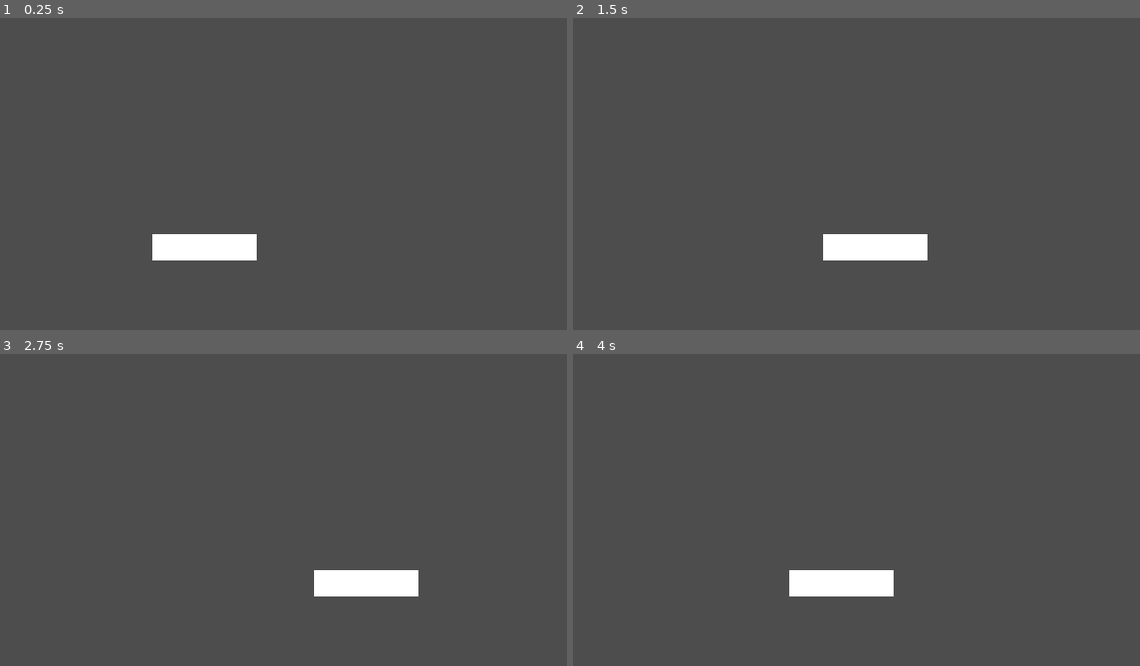
Above: before the commit, frames 1-4 (two rows, left to right).
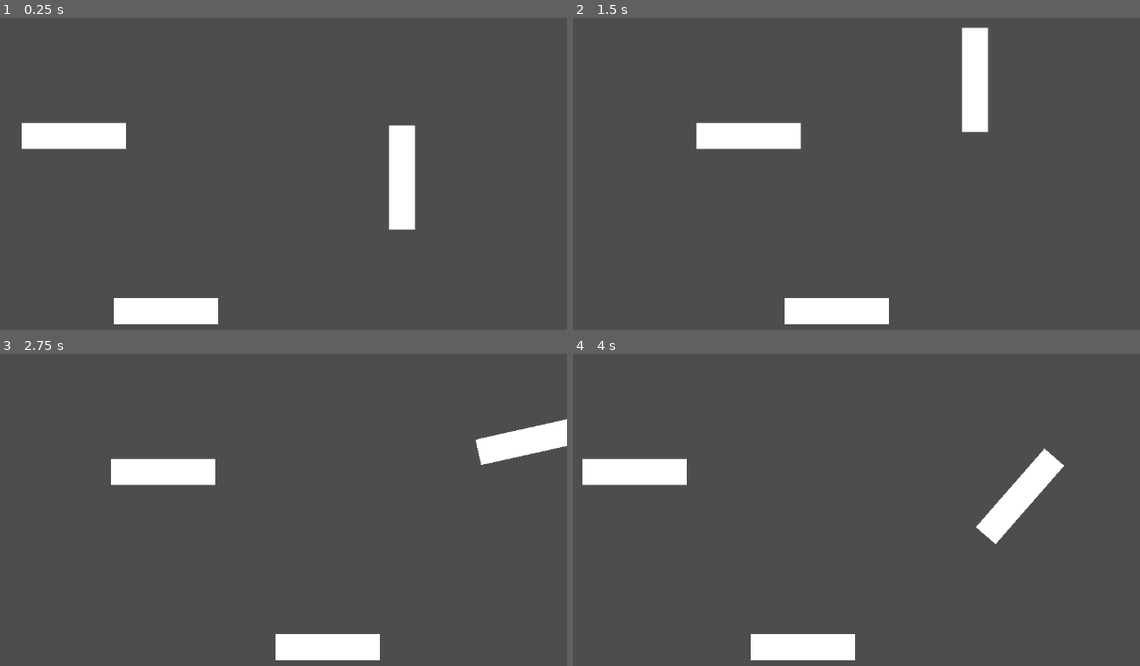
Above: after the commit, the same moments.

Repository: S-Heijnemans/lightxdark
Game: Godot game, scene res://maps/Test_Map_main.tscn
The game is run twice, just before and just after one commit, with the same random seed, the same clock (stepped at 60 frames per second) and the same inputs.
Inputs:
- Up to frame 1 (0.25 s): no input
- Up to frame 2 (1.5 s): tap Enter (ui_accept) at 0.5, 0.77 s; hold Right (ui_right) from 0.53 s (still down)
- Up to frame 3 (2.75 s): tap Enter (ui_accept) at 1.52 s; release Right (ui_right) at 2.03 s; hold Left (ui_left) from 2.03 s (still down)
- Up to frame 4 (4 s): release Left (ui_left) at 2.78 s; hold Right (ui_right) from 2.78 s (still down); tap Enter (ui_accept) at 3.02, 3.77 s

The runs differ from the first frame. In frame 1, 6.3% of the frame differs, in the area x 3-74%, y 33-99%; in frame 2, 6.3%, in the area x 21-74%, y 3-99%; in frame 3, 6.1%; in frame 4, 6.3%.

Commit message:
Add v2 of moving platform that can be configured

Diff:
--- a/maps/Test_Map_main.tscn
+++ b/maps/Test_Map_main.tscn
@@ -1,12 +1,34 @@
-[gd_scene load_steps=2 format=3 uid="uid://u7u7o4vtdj7e"]
+[gd_scene load_steps=5 format=3 uid="uid://u7u7o4vtdj7e"]
 
 [ext_resource type="PackedScene" uid="uid://ceoyvypdgc3qy" path="res://objects/moving_platform.tscn" id="1_0yygo"]
+[ext_resource type="PackedScene" uid="uid://bqaa37vdsy0gp" path="res://objects/moving_platform_vertical.tscn" id="2_2r7ek"]
+
+[sub_resource type="Curve2D" id="Curve2D_2r7ek"]
+_data = {
+"points": PackedVector2Array(0, 0, 0, 0, 71, 18, 0, 0, 0, 0, 71, -172, 0, 0, 0, 0, 277, -218, 0, 0, 0, 0, 71, 18)
+}
+point_count = 4
+
+[sub_resource type="Curve2D" id="Curve2D_tctdb"]
+_data = {
+"points": PackedVector2Array(0, 0, 0, 0, 62, 16, 0, 0, 0, 0, 312, 16)
+}
+point_count = 2
 
 [node name="Test_Map_Main" type="Node2D"]
+
+[node name="MovingPlatformHorizontal" parent="." instance=ExtResource("1_0yygo")]
+position = Vector2(431, 459)
 
 [node name="Test_Map_Main_Tileset" type="Node2D" parent="."]
 
 [node name="TileMapLayer" type="TileMapLayer" parent="Test_Map_Main_Tileset"]
 
-[node name="MovingPlatform" parent="." instance=ExtResource("1_0yygo")]
-position = Vector2(490, 361)
+[node name="MovingPlatformVertical" parent="." instance=ExtResource("2_2r7ek")]
+position = Vector2(808, 362)
+curve = SubResource("Curve2D_2r7ek")
+
+[node name="MovingPlatformVertical2" parent="." instance=ExtResource("2_2r7ek")]
+position = Vector2(229, 174)
+curve = SubResource("Curve2D_tctdb")
+loop = false
--- a/objects/moving_platform.tscn
+++ b/objects/moving_platform.tscn
@@ -41,7 +41,7 @@
 &"move_horizontal": SubResource("Animation_6d6hm")
 }
 
-[node name="MovingPlatform" type="Node2D"]
+[node name="MovingPlatformHorizontal" type="Node2D"]
 
 [node name="AnimatableBody2D" type="AnimatableBody2D" parent="."]
 
--- /dev/null
+++ b/objects/moving_platform_vertical.gd
@@ -0,0 +1,23 @@
+extends Path2D
+
+@export var loop = true
+@export var speed = 2.0
+@export var speed_scale = 1.0
+
+
+@onready var path = $PathFollow2D
+@onready var animation = $AnimationPlayer
+
+
+# Called when the node enters the scene tree for the first time.
+func _ready() -> void:
+	if not loop:
+		animation.play("move_vertical")
+		animation.speed_scale = speed_scale
+		set_process(false)
+	pass
+
+
+# Called every frame. 'delta' is the elapsed time since the previous frame.
+func _process(delta: float) -> void:
+	path.progress += speed
--- /dev/null
+++ b/objects/moving_platform_vertical.tscn
@@ -0,0 +1,69 @@
+[gd_scene load_steps=6 format=3 uid="uid://bqaa37vdsy0gp"]
+
+[ext_resource type="Script" uid="uid://b382f1gs3frk6" path="res://objects/moving_platform_vertical.gd" id="1_n0a3m"]
+
+[sub_resource type="RectangleShape2D" id="RectangleShape2D_ncd54"]
+size = Vector2(160.16278, 40.2017)
+
+[sub_resource type="Animation" id="Animation_eq2ot"]
+resource_name = "move_vertical"
+length = 2.0
+loop_mode = 2
+tracks/0/type = "value"
+tracks/0/imported = false
+tracks/0/enabled = true
+tracks/0/path = NodePath("PathFollow2D:progress_ratio")
+tracks/0/interp = 1
+tracks/0/loop_wrap = true
+tracks/0/keys = {
+"times": PackedFloat32Array(0, 2),
+"transitions": PackedFloat32Array(1, 1),
+"update": 0,
+"values": [0.0, 1.0]
+}
+
+[sub_resource type="Animation" id="Animation_27fhq"]
+length = 0.001
+tracks/0/type = "value"
+tracks/0/imported = false
+tracks/0/enabled = true
+tracks/0/path = NodePath("PathFollow2D:progress_ratio")
+tracks/0/interp = 1
+tracks/0/loop_wrap = true
+tracks/0/keys = {
+"times": PackedFloat32Array(0),
+"transitions": PackedFloat32Array(1),
+"update": 0,
+"values": [1.0]
+}
+
+[sub_resource type="AnimationLibrary" id="AnimationLibrary_ddpa7"]
+_data = {
+&"RESET": SubResource("Animation_27fhq"),
+&"move_vertical": SubResource("Animation_eq2ot")
+}
+
+[node name="MovingPlatformVertical" type="Path2D"]
+script = ExtResource("1_n0a3m")
+
+[node name="PathFollow2D" type="PathFollow2D" parent="."]
+position = Vector2(-2, 0)
+
+[node name="RemoteTransform2D" type="RemoteTransform2D" parent="PathFollow2D"]
+remote_path = NodePath("../../AnimatableBody2D")
+
+[node name="AnimatableBody2D" type="AnimatableBody2D" parent="."]
+position = Vector2(-2, 0)
+
+[node name="ColorRect" type="ColorRect" parent="AnimatableBody2D"]
+offset_right = 160.0
+offset_bottom = 40.0
+
+[node name="CollisionShape2D" type="CollisionShape2D" parent="AnimatableBody2D"]
+position = Vector2(80.13445, 20.04752)
+shape = SubResource("RectangleShape2D_ncd54")
+
+[node name="AnimationPlayer" type="AnimationPlayer" parent="."]
+libraries = {
+&"": SubResource("AnimationLibrary_ddpa7")
+}
Not shown, added: objects/moving_platform_vertical.gd.uid
